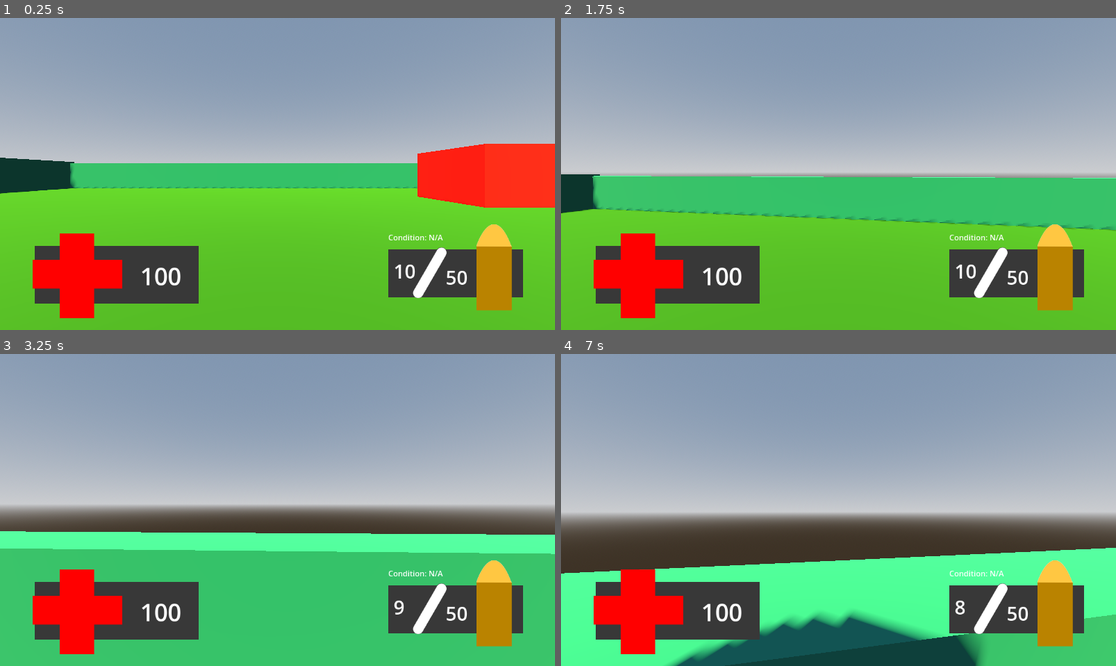
Above: before the commit, frames 1-4 (two rows, left to right).
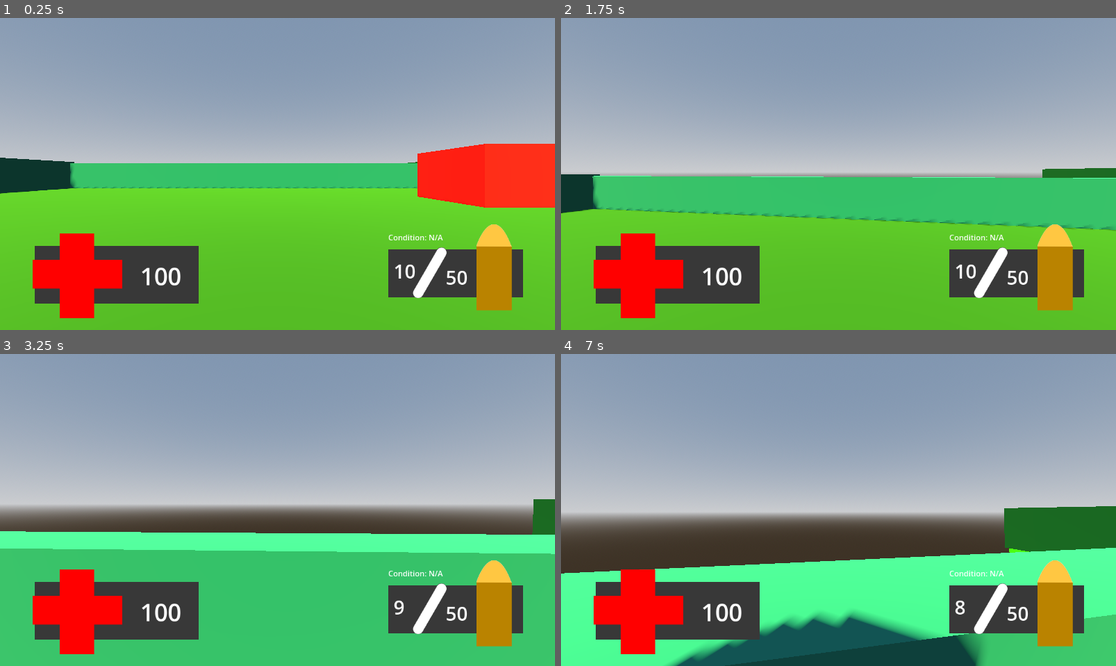
Above: after the commit, the same moments.

Repository: MaidMitsune/MaidcoreWarfare
Game: Godot game, scene res://world.tscn
Two runs of this game, one before a commit and one after it. Both use one fixed random seed, a clock stepped at 60 frames per second and the inputs below.
Inputs (mouse positions are in pixels of both pictures, inside the frame that each line leads up to):
- Up to frame 1 (0.25 s): no input
- Up to frame 2 (1.75 s): tap Enter at 0.5 s; move the mouse to (866, 174) at 0.52 s; hold C (cock) 0.53-1.28 s; hold W (up) from 0.53 s (still down); tap Space (jump) at 0.77, 1.52 s; move the mouse to (810, 174) at 1.27 s; tap Ctrl (crouch) at 1.35 s
- Up to frame 3 (3.25 s): keep holding W (up); move the mouse to (288, 503) at 2.02 s; press the mouse at (288, 503) at 2.03 s; move the mouse to (271, 516) at 2.77 s; release the mouse at (271, 516) at 2.78 s; tap Shift (sprint) at 2.85 s; tap Space (jump) at 3.02 s
- Up to frame 4 (7 s): move the mouse to (877, 513) at 3.52 s; hold C (cock) 3.53-4.28 s; tap Space (jump) at 3.77, 4.52, 6.02, 6.77 s; move the mouse to (794, 506) at 4.27 s; tap Ctrl (crouch) at 4.35 s; move the mouse to (844, 510) at 5.02 s; press the mouse at (844, 510) at 5.03 s; move the mouse to (816, 503) at 5.77 s; release W (up) at 5.78 s; release the mouse at (816, 503) at 5.78 s; hold E (lean_right) 5.78-6.53 s; tap Shift (sprint) at 5.85 s; move the mouse to (866, 510) at 6.52 s; hold W (up) from 6.53 s (still down); hold C (cock) from 6.53 s (still down)

The runs differ from the first frame. In frame 1, less than 0.1% of the frame differs, in the area x 73-76%, y 46-47%; in frame 2, 0.4%; in frame 3, 0.4%; in frame 4, 2.8%, in the area x 79-100%, y 48-64%.

Commit message:
Made AI map and nav mesh

Diff:
--- /dev/null
+++ b/ai_zone.tscn
@@ -0,0 +1,111 @@
+[gd_scene format=3 uid="uid://dodwor8fh1yqk"]
+
+[sub_resource type="StandardMaterial3D" id="StandardMaterial3D_ttovf"]
+albedo_color = Color(0.2427881, 0.77901316, 1.1551381e-06, 1)
+
+[sub_resource type="StandardMaterial3D" id="StandardMaterial3D_1p6jc"]
+albedo_color = Color(0, 0.3252156, 0.14087981, 1)
+
+[node name="AI-Zone" type="Node3D" unique_id=691516838]
+
+[node name="CSGBox3D" type="CSGBox3D" parent="." unique_id=1556091437]
+transform = Transform3D(1, 0, 0, 0, 1, 0, 0, 0, 1, -0.88897896, -0.4941911, -0.22439384)
+use_collision = true
+size = Vector3(79.749146, 0.9569092, 80.71225)
+material = SubResource("StandardMaterial3D_ttovf")
+
+[node name="CSGBox3D2" type="CSGBox3D" parent="." unique_id=1729572611]
+transform = Transform3D(1, 0, 0, 0, 1, 0, 0, 0, 1, -0.8485451, 1.6451416, -40.642597)
+use_collision = true
+size = Vector3(79.702095, 4.290283, 0.36791992)
+material = SubResource("StandardMaterial3D_1p6jc")
+
+[node name="CSGBox3D3" type="CSGBox3D" parent="." unique_id=1458234106]
+transform = Transform3D(1, 0, 0, 0, 1, 0, 0, 0, 1, -40.77198, 1.6395264, -0.3190422)
+use_collision = true
+size = Vector3(0.47280717, 4.2790527, 81.01503)
+material = SubResource("StandardMaterial3D_1p6jc")
+
+[node name="CSGBox3D4" type="CSGBox3D" parent="." unique_id=462242469]
+transform = Transform3D(1, 0, 0, 0, 1, 0, 0, 0, 1, -0.8485451, 1.6451416, 39.95693)
+use_collision = true
+size = Vector3(79.702095, 4.290283, 0.36791992)
+material = SubResource("StandardMaterial3D_1p6jc")
+
+[node name="CSGBox3D5" type="CSGBox3D" parent="." unique_id=1276991374]
+transform = Transform3D(1, 0, 0, 0, 1, 0, 0, 0, 1, 38.864796, 1.6395264, -0.3190422)
+use_collision = true
+size = Vector3(0.47280717, 4.2790527, 81.01503)
+material = SubResource("StandardMaterial3D_1p6jc")
+
+[node name="CSGBox3D6" type="CSGBox3D" parent="." unique_id=1595162588]
+transform = Transform3D(1, 0, 0, 0, 1, 0, 0, 0, 1, 11.999213, 11.341095, -4.014148)
+use_collision = true
+size = Vector3(8.039795, 23.68219, 7.95105)
+
+[node name="CSGBox3D7" type="CSGBox3D" parent="." unique_id=198391596]
+transform = Transform3D(1, 0, 0, 0, 1, 0, 0, 0, 1, -12.063508, 11.341095, -12.153265)
+use_collision = true
+size = Vector3(8.039795, 23.68219, 7.95105)
+
+[node name="CSGBox3D8" type="CSGBox3D" parent="." unique_id=1873899494]
+transform = Transform3D(1, 0, 0, 0, 1, 0, 0, 0, 1, 27.747105, 11.341095, -28.084234)
+use_collision = true
+size = Vector3(8.039795, 23.68219, 7.95105)
+
+[node name="CSGBox3D9" type="CSGBox3D" parent="." unique_id=1114526936]
+transform = Transform3D(1, 0, 0, 0, 1, 0, 0, 0, 1, -20.062637, 11.341095, 19.926601)
+use_collision = true
+size = Vector3(8.039795, 23.68219, 7.95105)
+
+[node name="CSGCylinder3D" type="CSGCylinder3D" parent="." unique_id=162303264]
+transform = Transform3D(1, 0, 0, 0, 1, 0, 0, 0, 1, 12.089571, 1.8969727, 20.081373)
+use_collision = true
+radius = 4.0004883
+height = 5.7939453
+
+[node name="CSGCylinder3D2" type="CSGCylinder3D" parent="." unique_id=1693462592]
+transform = Transform3D(1, 0, 0, 0, 1, 0, 0, 0, 1, 28.223883, 4.3708496, 27.777985)
+use_collision = true
+radius = 4.0004883
+height = 10.741699
+
+[node name="CSGPolygon3D" type="CSGPolygon3D" parent="." unique_id=1382019319]
+transform = Transform3D(1, 0, 0, 0, 1, 0, 0, 0, 4, 7.014693, 0, -26.029497)
+use_collision = true
+polygon = PackedVector2Array(-6.9947314, -0.034227848, -7.2110276, 3.5141826, -1.5079713, 1.0162947, 1, 0)
+
+[node name="CSGPolygon3D2" type="CSGPolygon3D" parent="." unique_id=774356097]
+transform = Transform3D(-1, 0, -3.496911e-07, 0, 1, 0, 8.742278e-08, 0, -4, -26.924093, 0, -30.00574)
+use_collision = true
+polygon = PackedVector2Array(-6.9947314, -0.034227848, -7.170475, 3.505213, -1.5079713, 1.0162947, 1, 0)
+
+[node name="CSGBox3D10" type="CSGBox3D" parent="." unique_id=388852343]
+transform = Transform3D(1, 0, 0, 0, 1, 0, 0, 0, 1, -9.973002, 3.0015287, -28.010319)
+use_collision = true
+size = Vector3(19.578918, 1, 3.7056885)
+
+[node name="CSGBox3D11" type="CSGBox3D" parent="." unique_id=730675976]
+transform = Transform3D(1, 0, 0, 0, 1, 0, 0, 0, 1, -27.021105, 0.35568237, 3.4907098)
+use_collision = true
+size = Vector3(0.49072266, 1.7113647, 5.088745)
+
+[node name="CSGBox3D12" type="CSGBox3D" parent="." unique_id=780651276]
+transform = Transform3D(1, 0, 0, 0, 1, 0, 0, 0, 1, -31.739239, 0.5145111, -5.753908)
+use_collision = true
+size = Vector3(0.49072266, 2.0290222, 5.088745)
+
+[node name="CSGBox3D13" type="CSGBox3D" parent="." unique_id=484199210]
+transform = Transform3D(1, 0, 0, 0, 1, 0, 0, 0, 1, -3.6216717, 0.35568237, 5.5341363)
+use_collision = true
+size = Vector3(3.2510986, 1.7113647, 1.0018921)
+
+[node name="CSGBox3D14" type="CSGBox3D" parent="." unique_id=1600859394]
+transform = Transform3D(1, 0, 0, 0, 1, 0, 0, 0, 1, 2.8079247, 0.8536835, 16.40576)
+use_collision = true
+size = Vector3(5.924103, 2.707367, 0.71920776)
+
+[node name="CSGBox3D15" type="CSGBox3D" parent="." unique_id=207427647]
+transform = Transform3D(1, 0, 0, 0, 1, 0, 0, 0, 1, -8.548754, 1.9834442, 31.399338)
+use_collision = true
+size = Vector3(1.5005493, 4.9668884, 1.0018921)
--- a/world.tscn
+++ b/world.tscn
@@ -2,6 +2,7 @@
 
 [ext_resource type="PackedScene" uid="uid://cj16g42oa1xki" path="res://Player.tscn" id="1_fj7yv"]
 [ext_resource type="PackedScene" uid="uid://k05a5y8t47oy" path="res://interface.tscn" id="1_tlwt5"]
+[ext_resource type="PackedScene" uid="uid://dodwor8fh1yqk" path="res://ai_zone.tscn" id="3_tlwt5"]
 
 [sub_resource type="ProceduralSkyMaterial" id="ProceduralSkyMaterial_fj7yv"]
 sky_horizon_color = Color(0.66224277, 0.6717428, 0.6867428, 1)
@@ -35,6 +36,8 @@
 transparency = 1
 vertex_color_is_srgb = true
 albedo_color = Color(1, 0, 0, 1)
+
+[sub_resource type="NavigationMesh" id="NavigationMesh_tlwt5"]
 
 [node name="World" type="Node3D" unique_id=1956992291]
 
@@ -127,4 +130,11 @@
 font_size = 60
 outline_size = 13
 
+[node name="NavigationRegion3D" type="NavigationRegion3D" parent="." unique_id=2074465659]
+transform = Transform3D(1, 0, 0, 0, 1, 0, 0, 0, 1, 63.90589, 0, 0)
+navigation_mesh = SubResource("NavigationMesh_tlwt5")
+
+[node name="AI-Zone" parent="NavigationRegion3D" unique_id=691516838 instance=ExtResource("3_tlwt5")]
+transform = Transform3D(1, 0, 0, 0, 1, 0, 0, 0, 1, 0, 0.32385254, 0)
+
 [editable path="Player"]
